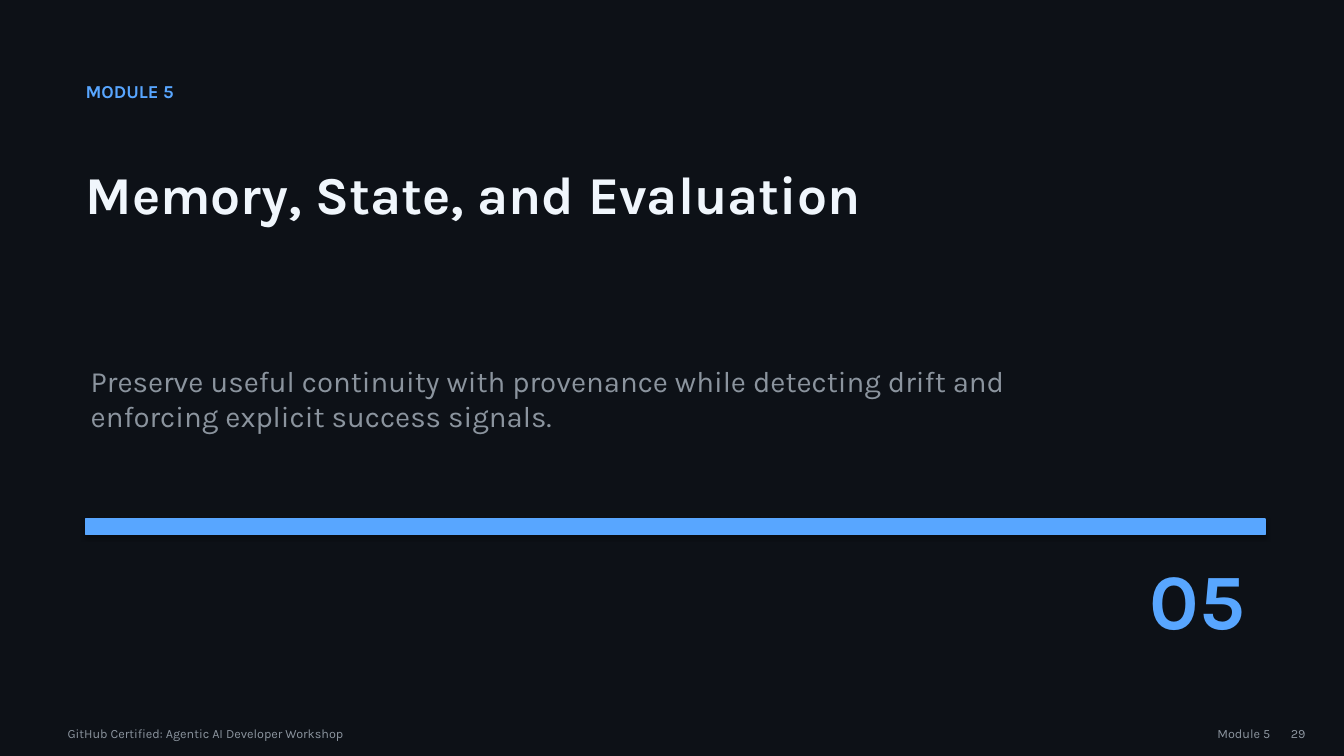
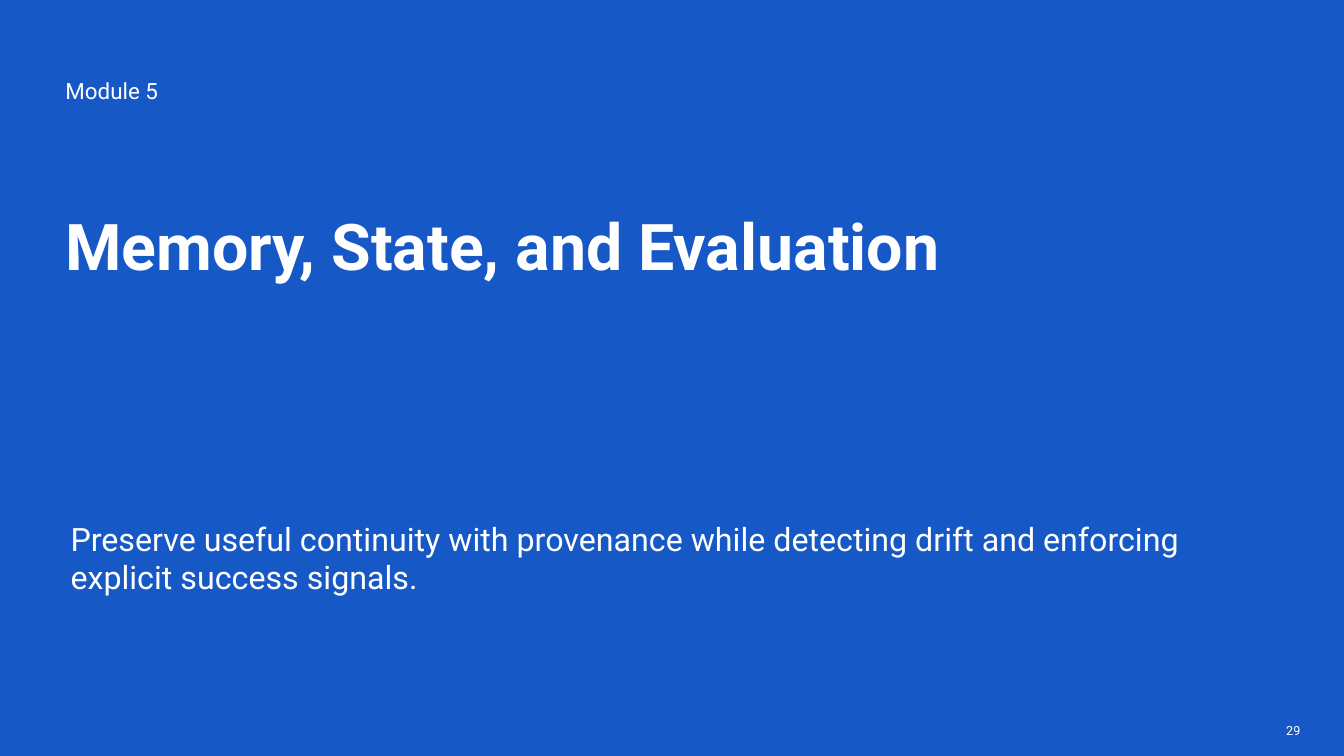
Before and after one commit to martins-vds/agentic-sdlc, a slide deck: slide 29 of slides/github-agentic-ai-developer-workshop.pptx. Drawn at 1344x756 pixels with LibreOffice and Linux fonts; fonts in the diff are those of the drawing. Boxes give left, top, right and bottom in pixels: in the first picture for what was removed or moved away, otherwise in the second. Text is boxed around its words. In the diff, an @@ line names an element or a change of style, - is before the commit and + after.

```diff
--- a/slides/github-agentic-ai-developer-workshop.pptx
+++ b/slides/github-agentic-ai-developer-workshop.pptx
@@ background #0D1117 to #1658C5 @@
@@ text at (65, 82, 158, 100): text changed; size 13 to 16 pt; font Karla to Roboto; text colour #58A6FF to #FFFFFF; bold off @@
-MODULE 5
+Module 5
@@ text "Memory, State, and Evaluation": place and size @@
-text "Memory, State, and Evaluation" at (86, 176, 860, 227)
+text "Memory, State, and Evaluation" at (66, 221, 939, 284)
@@ text "Memory, State, and Evaluation" at (66, 221, 939, 284): size 38 to 46 pt, font Karla to Roboto, text colour #F0F6FC to #FFFFFF @@
@@ text "Preserve useful continuity with provenance ...": place and size @@
-text "Preserve useful continuity with provenance ..." at (91, 372, 1004, 434)
+text "Preserve useful continuity with provenance ..." at (71, 526, 1178, 596)
@@ text "Preserve useful continuity with provenance ..." at (71, 526, 1178, 596): size 21 to 23 pt, font Karla to Roboto, text colour #8B949E to #FFFFFF @@
@@ rectangle removed at (86, 519, 1265, 534) @@
@@ text removed at (1150, 577, 1245, 630) @@
-05
@@ text "29" at (1286, 726, 1300, 735): font Karla to Roboto, text colour #8B949E to #FFFFFF @@
@@ text removed at (68, 729, 343, 741) @@
-GitHub Certified: Agentic AI Developer Workshop
@@ text removed at (1217, 729, 1270, 738) @@
-Module 5
```
Also in this commit, not shown: 37 other slides changed, 7 other files.
